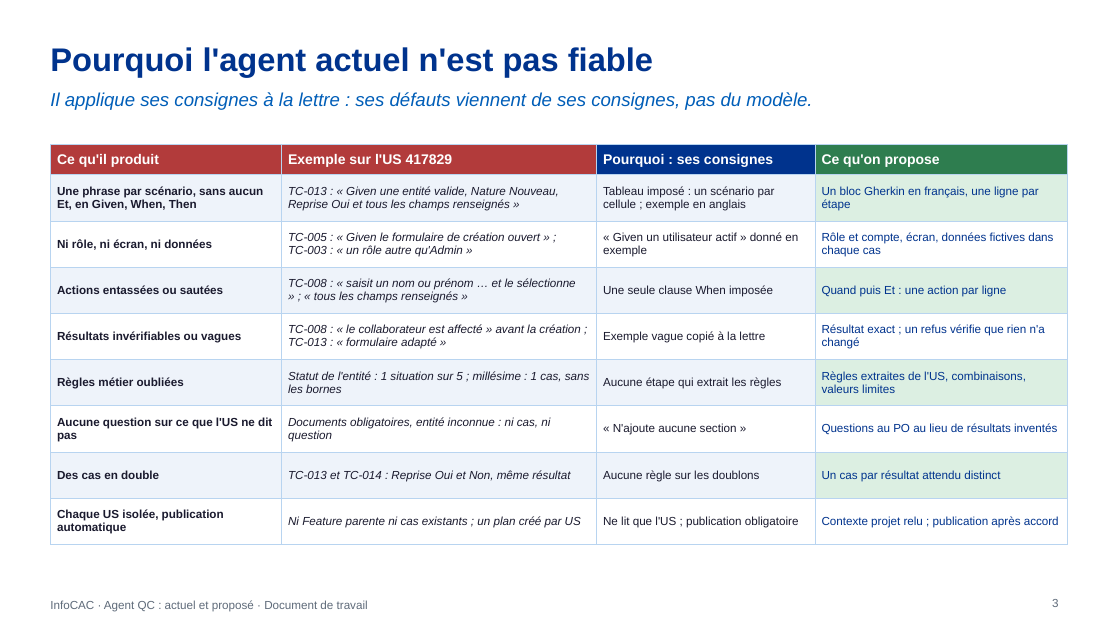
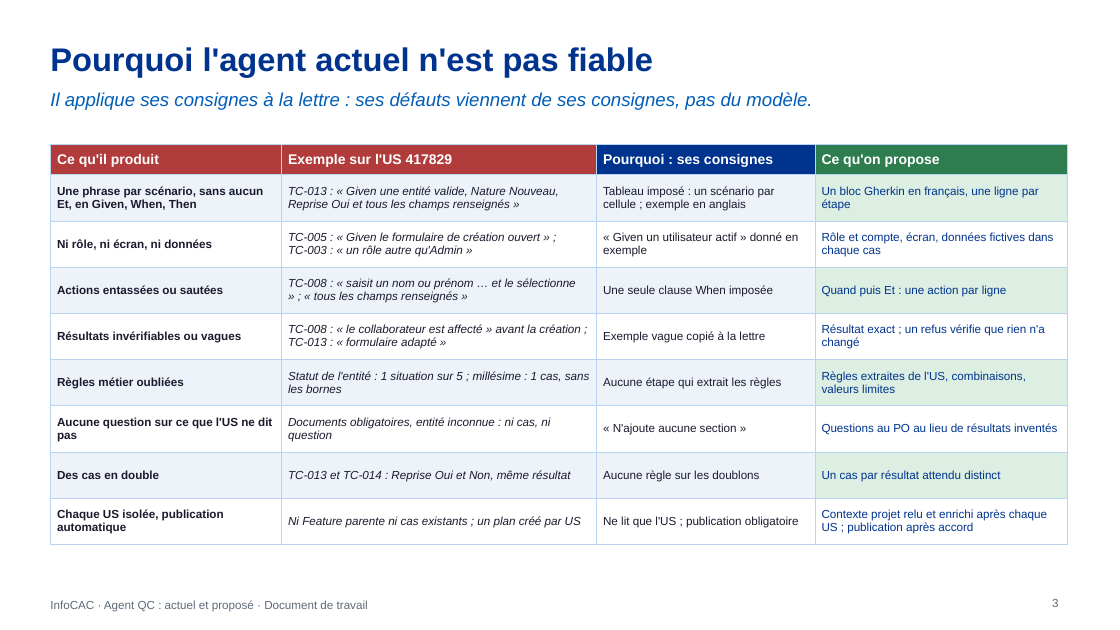
Before and after one commit to DauraRady/Travaux-QA, a slide deck: slide 3 of doc/Agent-QC-actuel-vs-propose.pptx. Drawn at 1120x630 pixels with LibreOffice and Linux fonts; fonts in the diff are those of the drawing. Boxes give left, top, right and bottom in pixels: in the first picture for what was removed or moved away, otherwise in the second. Text is boxed around its words. In the diff, an @@ line names an element or a change of style, - is before the commit and + after.

```diff
--- a/doc/Agent-QC-actuel-vs-propose.pptx
+++ b/doc/Agent-QC-actuel-vs-propose.pptx
@@ table at <box>50,145,1067,538</box> @@
-row 9, column 4: Contexte projet relu ; publication après accord
+row 9, column 4: Contexte projet relu et enrichi après chaque US ; publication après accord
```
Also in this commit, not shown: 3 other slides changed, 1 slide added, 3 other files.
